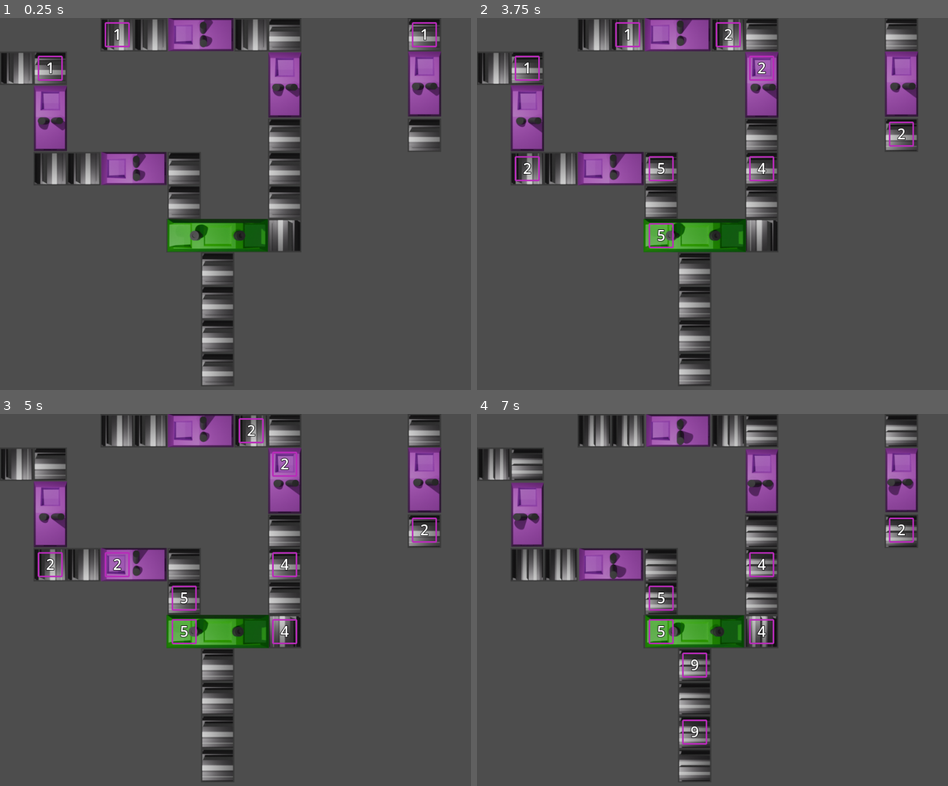
Above: before the commit, frames 1-4 (two rows, left to right).
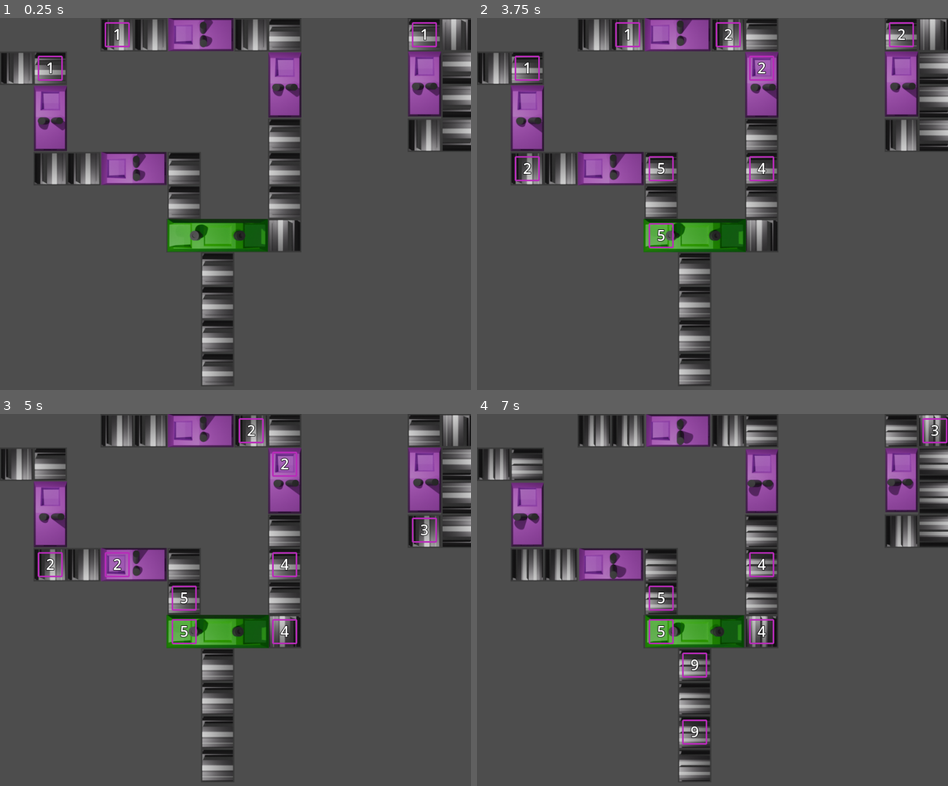
Above: after the commit, the same moments.

Repository: makreth/tiltedgjfeb
Game: Godot game, scene res://Scenes/jacobLevel.tscn
Same seed, same stepped clock (60 frames per second), same inputs: the game is played once before the commit and once after it. This scene is started directly instead of the project's main scene.
Inputs:
- Up to frame 1 (0.25 s): no input
- Up to frame 2 (3.75 s): no input
- Up to frame 3 (5 s): no input
- Up to frame 4 (7 s): no input

The runs differ from the first frame. In frame 1, 1.7% of the frame differs, in the area x 86-100%, y 0-36%; in frame 2, 2.0%; in frame 3, 1.8%; in frame 4, 2.0%.

Commit message:
Feedback loop demonstrated.

Diff:
--- a/Scenes/jacobLevel.tscn
+++ b/Scenes/jacobLevel.tscn
@@ -1,202 +1,215 @@
 [gd_scene load_steps=6 format=3 uid="uid://bjpleb2xunsxn"]
 
-[ext_resource type="PackedScene" uid="uid://bf7na3fmrtpu3" path="res://Packed/ConveyorBelt.tscn" id="1_1301m"]
-[ext_resource type="PackedScene" uid="uid://du28ged46ahng" path="res://Packed/AddBinaryMachine.tscn" id="2_3eevy"]
-[ext_resource type="PackedScene" uid="uid://by7ygh5f7r4hq" path="res://Packed/AddFixedMachine.tscn" id="3_dy6l8"]
-[ext_resource type="PackedScene" uid="uid://bubvjqsd2l4cu" path="res://Packed/Item.tscn" id="4_hlc2l"]
-[ext_resource type="PackedScene" uid="uid://b8pitxln1wtbv" path="res://Packed/ExponentFixedMachine.tscn" id="5_s3q7f"]
+[ext_resource type="PackedScene" uid="uid://bf7na3fmrtpu3" path="res://Packed/ConveyorBelt.tscn" id="1_gte75"]
+[ext_resource type="PackedScene" uid="uid://du28ged46ahng" path="res://Packed/AddBinaryMachine.tscn" id="2_08gmo"]
+[ext_resource type="PackedScene" uid="uid://by7ygh5f7r4hq" path="res://Packed/AddFixedMachine.tscn" id="3_n4p31"]
+[ext_resource type="PackedScene" uid="uid://bubvjqsd2l4cu" path="res://Packed/Item.tscn" id="4_yuu7b"]
+[ext_resource type="PackedScene" uid="uid://b8pitxln1wtbv" path="res://Packed/ExponentFixedMachine.tscn" id="5_wfl3t"]
 
 [node name="MainLevel" type="Node2D"]
 
 [node name="Camera2D" type="Camera2D" parent="."]
 anchor_mode = 0
 
-[node name="ConveyorBelt" parent="." instance=ExtResource("1_1301m")]
+[node name="ConveyorBelt" parent="." instance=ExtResource("1_gte75")]
 position = Vector2(224, -160)
 facing = 2
 
-[node name="ConveyorBelt2" parent="." instance=ExtResource("1_1301m")]
+[node name="ConveyorBelt2" parent="." instance=ExtResource("1_gte75")]
 position = Vector2(224, -96)
 facing = 2
 
-[node name="ConveyorBelt3" parent="." instance=ExtResource("1_1301m")]
+[node name="ConveyorBelt3" parent="." instance=ExtResource("1_gte75")]
 position = Vector2(224, 32)
 facing = 1
 
-[node name="ConveyorBelt13" parent="." instance=ExtResource("1_1301m")]
+[node name="ConveyorBelt13" parent="." instance=ExtResource("1_gte75")]
 position = Vector2(288, 32)
 facing = 1
 
-[node name="ConveyorBelt14" parent="." instance=ExtResource("1_1301m")]
+[node name="ConveyorBelt14" parent="." instance=ExtResource("1_gte75")]
 position = Vector2(480, 32)
 facing = 1
 
-[node name="ConveyorBelt15" parent="." instance=ExtResource("1_1301m")]
+[node name="ConveyorBelt15" parent="." instance=ExtResource("1_gte75")]
 position = Vector2(544, 32)
 facing = 2
 
-[node name="ConveyorBelt16" parent="." instance=ExtResource("1_1301m")]
+[node name="ConveyorBelt16" parent="." instance=ExtResource("1_gte75")]
 position = Vector2(544, 224)
 facing = 2
 
-[node name="ConveyorBelt20" parent="." instance=ExtResource("1_1301m")]
+[node name="ConveyorBelt20" parent="." instance=ExtResource("1_gte75")]
 position = Vector2(544, 288)
 facing = 2
 
-[node name="ConveyorBelt22" parent="." instance=ExtResource("1_1301m")]
+[node name="ConveyorBelt22" parent="." instance=ExtResource("1_gte75")]
 position = Vector2(544, 352)
 facing = 2
 
-[node name="ConveyorBelt23" parent="." instance=ExtResource("1_1301m")]
+[node name="ConveyorBelt23" parent="." instance=ExtResource("1_gte75")]
 position = Vector2(416, 480)
 facing = 2
 
-[node name="ConveyorBelt24" parent="." instance=ExtResource("1_1301m")]
+[node name="ConveyorBelt24" parent="." instance=ExtResource("1_gte75")]
 position = Vector2(416, 544)
 facing = 2
 
-[node name="ConveyorBelt25" parent="." instance=ExtResource("1_1301m")]
+[node name="ConveyorBelt25" parent="." instance=ExtResource("1_gte75")]
 position = Vector2(416, 608)
 facing = 2
 
-[node name="ConveyorBelt26" parent="." instance=ExtResource("1_1301m")]
+[node name="ConveyorBelt26" parent="." instance=ExtResource("1_gte75")]
 position = Vector2(416, 672)
 facing = 2
 
-[node name="ConveyorBelt21" parent="." instance=ExtResource("1_1301m")]
+[node name="ConveyorBelt21" parent="." instance=ExtResource("1_gte75")]
 position = Vector2(544, 416)
 facing = 3
 
-[node name="ConveyorBelt4" parent="." instance=ExtResource("1_1301m")]
+[node name="ConveyorBelt4" parent="." instance=ExtResource("1_gte75")]
 position = Vector2(224, -32)
 facing = 2
 
-[node name="ConveyorBelt5" parent="." instance=ExtResource("1_1301m")]
+[node name="ConveyorBelt5" parent="." instance=ExtResource("1_gte75")]
 position = Vector2(224, -224)
 facing = 2
 
-[node name="ConveyorBelt10" parent="." instance=ExtResource("1_1301m")]
+[node name="ConveyorBelt10" parent="." instance=ExtResource("1_gte75")]
 position = Vector2(-32, 96)
 facing = 1
 
-[node name="ConveyorBelt11" parent="." instance=ExtResource("1_1301m")]
+[node name="ConveyorBelt11" parent="." instance=ExtResource("1_gte75")]
 position = Vector2(32, 96)
 facing = 1
 
-[node name="ConveyorBelt12" parent="." instance=ExtResource("1_1301m")]
+[node name="ConveyorBelt12" parent="." instance=ExtResource("1_gte75")]
 position = Vector2(96, 96)
 facing = 2
 
-[node name="ConveyorBelt28" parent="." instance=ExtResource("1_1301m")]
+[node name="ConveyorBelt28" parent="." instance=ExtResource("1_gte75")]
 position = Vector2(-224, 96)
 facing = 1
 
-[node name="ConveyorBelt29" parent="." instance=ExtResource("1_1301m")]
+[node name="ConveyorBelt29" parent="." instance=ExtResource("1_gte75")]
 position = Vector2(-160, 96)
 facing = 1
 
-[node name="ConveyorBelt32" parent="." instance=ExtResource("1_1301m")]
+[node name="ConveyorBelt32" parent="." instance=ExtResource("1_gte75")]
 position = Vector2(-288, 96)
 facing = 1
 
-[node name="ConveyorBelt30" parent="." instance=ExtResource("1_1301m")]
+[node name="ConveyorBelt30" parent="." instance=ExtResource("1_gte75")]
 position = Vector2(-96, 96)
 facing = 1
 
-[node name="ConveyorBelt17" parent="." instance=ExtResource("1_1301m")]
+[node name="ConveyorBelt17" parent="." instance=ExtResource("1_gte75")]
 position = Vector2(96, 288)
 facing = 1
 
-[node name="ConveyorBelt18" parent="." instance=ExtResource("1_1301m")]
+[node name="ConveyorBelt18" parent="." instance=ExtResource("1_gte75")]
 position = Vector2(160, 288)
 facing = 1
 
-[node name="ConveyorBelt19" parent="." instance=ExtResource("1_1301m")]
+[node name="ConveyorBelt19" parent="." instance=ExtResource("1_gte75")]
 position = Vector2(352, 288)
 facing = 2
 
-[node name="ConveyorBelt27" parent="." instance=ExtResource("1_1301m")]
+[node name="ConveyorBelt27" parent="." instance=ExtResource("1_gte75")]
 position = Vector2(352, 352)
 facing = 2
 
-[node name="AddFixedMachine" parent="." instance=ExtResource("2_3eevy")]
+[node name="AddFixedMachine" parent="." instance=ExtResource("2_08gmo")]
 position = Vector2(416, 416)
 facing = 2
 
-[node name="AddFixedMachine2" parent="." instance=ExtResource("3_dy6l8")]
+[node name="AddFixedMachine2" parent="." instance=ExtResource("3_n4p31")]
 position = Vector2(96, 192)
 facing = 2
 
-[node name="AddFixedMachine5" parent="." instance=ExtResource("3_dy6l8")]
+[node name="AddFixedMachine5" parent="." instance=ExtResource("3_n4p31")]
 position = Vector2(256, 288)
 valueToAdd = 3
 facing = 1
 
-[node name="AddFixedMachine3" parent="." instance=ExtResource("3_dy6l8")]
+[node name="AddFixedMachine3" parent="." instance=ExtResource("3_n4p31")]
 position = Vector2(384, 32)
 facing = 1
 
-[node name="AddFixedMachine4" parent="." instance=ExtResource("3_dy6l8")]
+[node name="AddFixedMachine4" parent="." instance=ExtResource("3_n4p31")]
 position = Vector2(811, 126)
 facing = 2
 
-[node name="Item" parent="." instance=ExtResource("4_hlc2l")]
+[node name="Item" parent="." instance=ExtResource("4_yuu7b")]
 position = Vector2(224, 32)
 value = 1
 
-[node name="Item6" parent="." instance=ExtResource("4_hlc2l")]
+[node name="Item6" parent="." instance=ExtResource("4_yuu7b")]
 position = Vector2(-224, 96)
 value = 1
 
-[node name="ConveyorBelt31" parent="." instance=ExtResource("1_1301m")]
+[node name="ConveyorBelt31" parent="." instance=ExtResource("1_gte75")]
 position = Vector2(-352, 96)
 facing = 1
 
-[node name="Item8" parent="." instance=ExtResource("4_hlc2l")]
+[node name="Item8" parent="." instance=ExtResource("4_yuu7b")]
 position = Vector2(-352, 96)
 value = 1
 
-[node name="Item5" parent="." instance=ExtResource("4_hlc2l")]
+[node name="Item5" parent="." instance=ExtResource("4_yuu7b")]
 position = Vector2(-32, 96)
 value = 1
 
-[node name="Item4" parent="." instance=ExtResource("4_hlc2l")]
+[node name="Item4" parent="." instance=ExtResource("4_yuu7b")]
 position = Vector2(96, 96)
 value = 1
 
-[node name="Item2" parent="." instance=ExtResource("4_hlc2l")]
+[node name="Item2" parent="." instance=ExtResource("4_yuu7b")]
 position = Vector2(224, -96)
 value = 1
 
-[node name="Item3" parent="." instance=ExtResource("4_hlc2l")]
+[node name="Item3" parent="." instance=ExtResource("4_yuu7b")]
 position = Vector2(224, -224)
 value = 1
 
-[node name="ConveyorBelt6" parent="." instance=ExtResource("1_1301m")]
+[node name="ConveyorBelt6" parent="." instance=ExtResource("1_gte75")]
 position = Vector2(224, -288)
 facing = 2
 
-[node name="ConveyorBelt7" parent="." instance=ExtResource("1_1301m")]
+[node name="ConveyorBelt7" parent="." instance=ExtResource("1_gte75")]
 position = Vector2(224, -352)
 facing = 2
 
-[node name="Item7" parent="." instance=ExtResource("4_hlc2l")]
+[node name="Item7" parent="." instance=ExtResource("4_yuu7b")]
 position = Vector2(224, -352)
 value = 1
 
-[node name="ExponentFixedMachine" parent="." instance=ExtResource("5_s3q7f")]
+[node name="ExponentFixedMachine" parent="." instance=ExtResource("5_wfl3t")]
 position = Vector2(544, 128)
 exponentToRaise = 2
 facing = 2
 
-[node name="ConveyorBelt33" parent="." instance=ExtResource("1_1301m")]
+[node name="ConveyorBelt33" parent="." instance=ExtResource("1_gte75")]
 position = Vector2(811, 224)
-facing = 2
-
-[node name="Item9" parent="." instance=ExtResource("4_hlc2l")]
+facing = 1
+
+[node name="ConveyorBelt34" parent="." instance=ExtResource("1_gte75")]
 position = Vector2(811, 32)
-value = 1
-
-[node name="ConveyorBelt34" parent="." instance=ExtResource("1_1301m")]
+facing = 2
+
+[node name="Item9" parent="." instance=ExtResource("4_yuu7b")]
 position = Vector2(811, 32)
-facing = 2
+value = 1
+
+[node name="ConveyorBelt35" parent="." instance=ExtResource("1_gte75")]
+position = Vector2(875, 32)
+facing = 3
+
+[node name="ConveyorBelt36" parent="." instance=ExtResource("1_gte75")]
+position = Vector2(875, 96)
+
+[node name="ConveyorBelt37" parent="." instance=ExtResource("1_gte75")]
+position = Vector2(875, 160)
+
+[node name="ConveyorBelt38" parent="." instance=ExtResource("1_gte75")]
+position = Vector2(875, 224)
